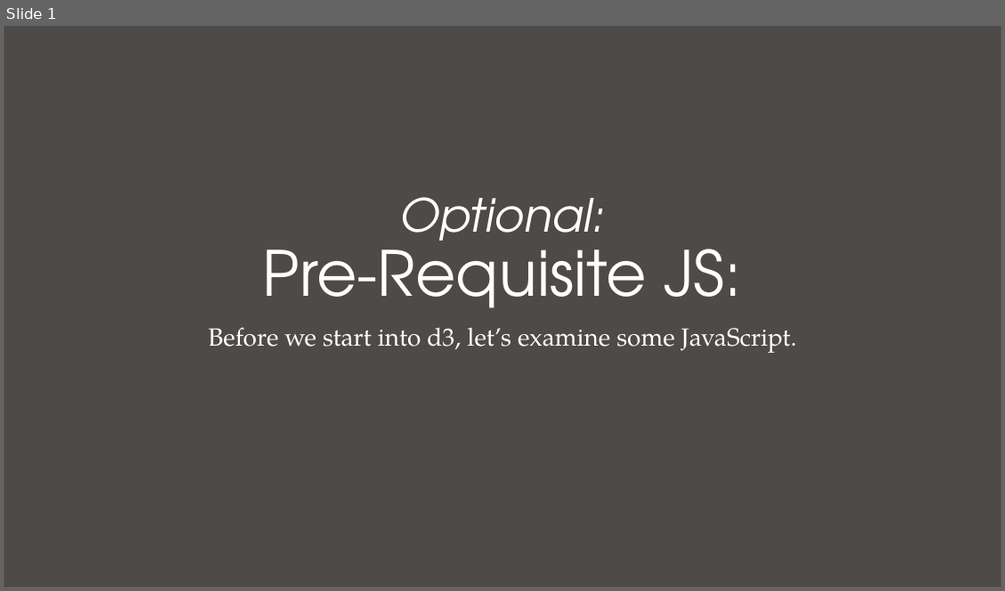
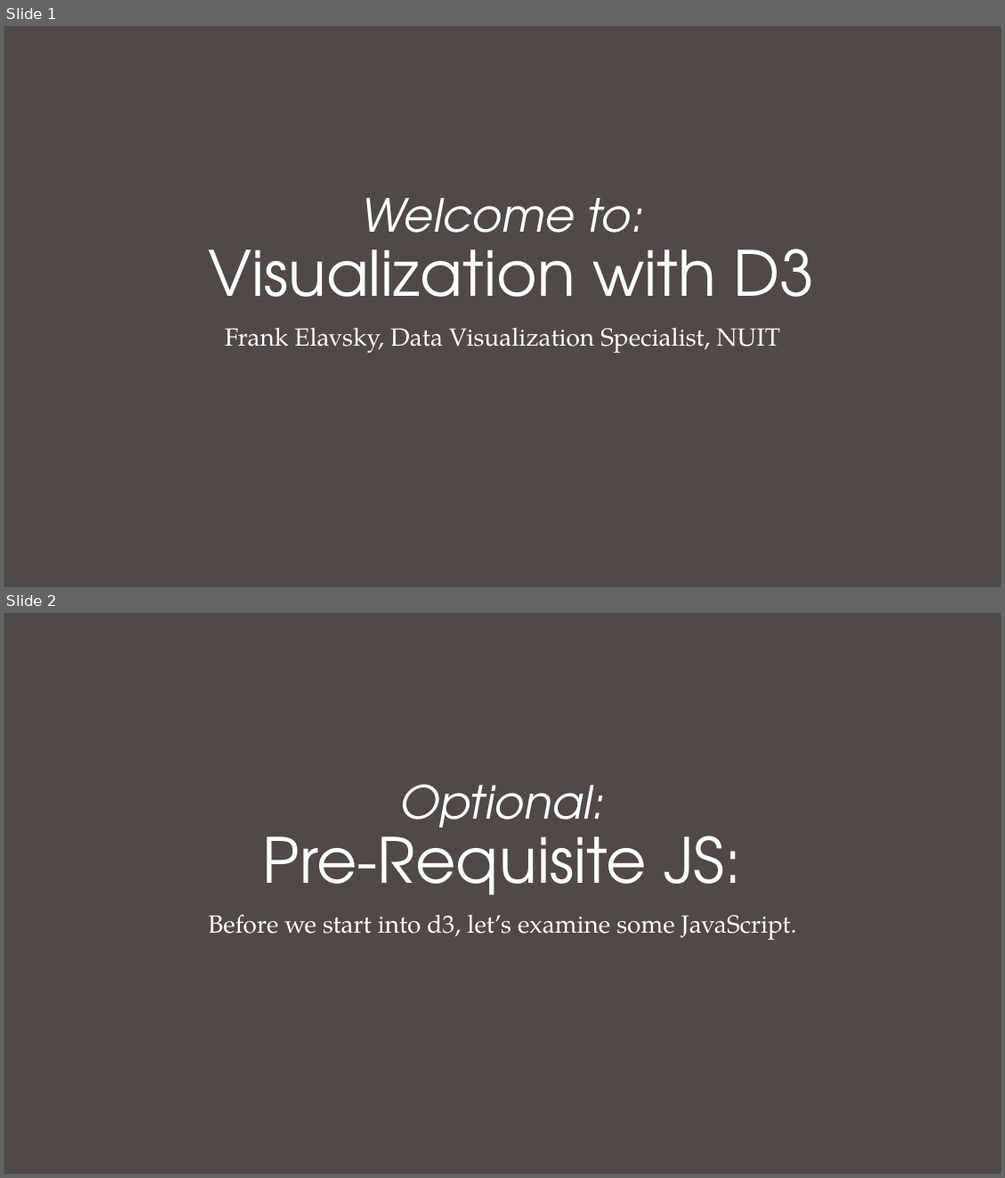
Before and after one commit to nuitrcs/Intro_to_d3_workshop, a slide deck: Introduction to D3.pptx. Shown one above the other, each under a label of ours: slide 1 before the commit, slides 1 and 2 after it. The pictures are 1005x591 and 1005x1178 pixels, drawn with LibreOffice and Linux fonts; fonts in the diff are those of the drawing. Boxes give left, top, right and bottom in pixels: in the first picture for what was removed or moved away, otherwise in the second. Text is boxed around its words. In the diff, an @@ line names an element or a change of style, - is before the commit and + after.

```diff
--- a/Introduction to D3.pptx
+++ b/Introduction to D3.pptx
@@ slide 1 added at [4,26,1001,587], background #4E4A47 @@
@@ title added at [208,198,814,297], 60 pt, text #FFFFFF @@
+Welcome to:
+Visualization with D3
@@ subtitle added at [225,327,780,353], 24 pt, text #FFFFFF @@
+Frank Elavsky, Data Visualization Specialist, NUIT
@@ what was slide 1 is now slide 2 @@
```
Also in this commit, not shown: 6 slides changed, 17 other slides added, 4 other files.
